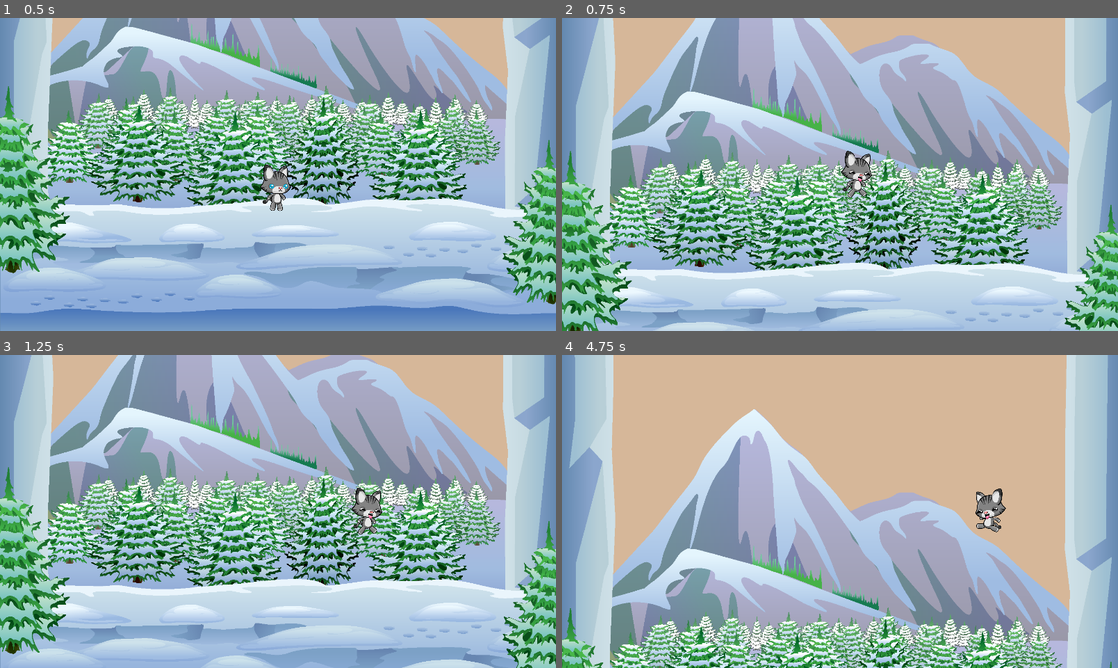
Above: before the commit, frames 1-4 (two rows, left to right).
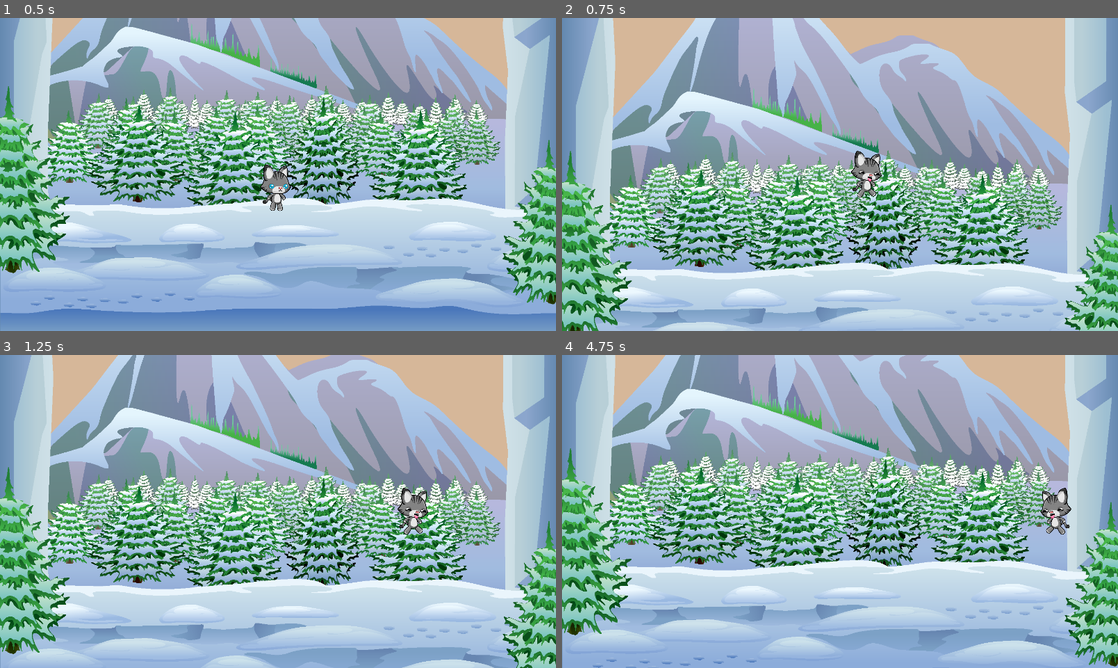
Above: after the commit, the same moments.

Repository: Pajammmy/jumpydoodle
Game: Godot game, scene res://level.tscn
The game is run twice, just before and just after one commit, with the same random seed, the same clock (stepped at 60 frames per second) and the same inputs.
Inputs:
- Up to frame 1 (0.5 s): no input
- Up to frame 2 (0.75 s): hold Right (face_right) from 0.53 s (still down); tap E (high_jump, bound only after the commit) at 0.6 s
- Up to frame 3 (1.25 s): keep holding Right (face_right); tap E (high_jump, bound only after the commit) at 0.77, 1.07 s; tap R (high_jump, bound only before the commit) at 0.8 s
- Up to frame 4 (4.75 s): tap R (high_jump, bound only before the commit) at 1.35, 3.8, 4.35 s; tap E (high_jump, bound only after the commit) at 1.52, 1.82, 3.02, 3.05, 3.32, 3.6, 3.77, 4.07, 4.52 s; tap Q (low_jump, bound only after the commit) at 1.55, 2.1, 4.55 s; release Right (face_right) at 2.03 s; hold Left (face_left) 2.03-2.78 s; tap W (low_jump, bound only before the commit) at 2.3, 2.85 s; hold Right (face_right) 2.78-4.28 s; hold Left (face_left) from 4.28 s (still down)

Frame 1 is identical in both runs. In frame 2, 0.7% of the frame differs, in the area x 50-58%, y 42-58%; in frame 3, 1.0%; in frame 4, 81%, in the area x 0-100%, y 0-100%.

Commit message:
changed jump vertices and added extrahigh_jump

Diff:
--- a/hero.gd
+++ b/hero.gd
@@ -1,9 +1,10 @@
 extends CharacterBody2D
 @onready var global = get_node("/root/Global")
 
-const low_jump = Vector2(300,-1500)
-const medium_jump = Vector2(400,-2000)
-const high_jump = Vector2(500,-2500)
+const low_jump = Vector2(200,-1250)
+const medium_jump = Vector2(450,-1300)
+const high_jump = Vector2(600,-2000)
+const extrahigh_jump = Vector2(1000,-2200)
 
 enum State {
 	Idle,
@@ -55,6 +56,9 @@
 		elif Input.is_action_just_pressed("high_jump"):
 			velocity = high_jump
 			set_state(State.Jump)
+		elif Input.is_action_just_pressed("extrahigh_jump"):
+			velocity = extrahigh_jump
+			set_state(State.Jump)
 		if facing_left and velocity.x > 0:
 			velocity.x = -velocity.x
 
--- a/project.godot
+++ b/project.godot
@@ -39,16 +39,21 @@
 }
 low_jump={
 "deadzone": 0.5,
-"events": [Object(InputEventKey,"resource_local_to_scene":false,"resource_name":"","device":-1,"window_id":0,"alt_pressed":false,"shift_pressed":false,"ctrl_pressed":false,"meta_pressed":false,"pressed":false,"keycode":0,"physical_keycode":87,"key_label":0,"unicode":119,"echo":false,"script":null)
+"events": [Object(InputEventKey,"resource_local_to_scene":false,"resource_name":"","device":-1,"window_id":0,"alt_pressed":false,"shift_pressed":false,"ctrl_pressed":false,"meta_pressed":false,"pressed":false,"keycode":0,"physical_keycode":81,"key_label":0,"unicode":113,"echo":false,"script":null)
 ]
 }
 medium_jump={
 "deadzone": 0.5,
-"events": [Object(InputEventKey,"resource_local_to_scene":false,"resource_name":"","device":-1,"window_id":0,"alt_pressed":false,"shift_pressed":false,"ctrl_pressed":false,"meta_pressed":false,"pressed":false,"keycode":0,"physical_keycode":69,"key_label":0,"unicode":101,"echo":false,"script":null)
+"events": [Object(InputEventKey,"resource_local_to_scene":false,"resource_name":"","device":-1,"window_id":0,"alt_pressed":false,"shift_pressed":false,"ctrl_pressed":false,"meta_pressed":false,"pressed":false,"keycode":0,"physical_keycode":87,"key_label":0,"unicode":119,"echo":false,"script":null)
 ]
 }
 high_jump={
 "deadzone": 0.5,
+"events": [Object(InputEventKey,"resource_local_to_scene":false,"resource_name":"","device":-1,"window_id":0,"alt_pressed":false,"shift_pressed":false,"ctrl_pressed":false,"meta_pressed":false,"pressed":false,"keycode":0,"physical_keycode":69,"key_label":0,"unicode":101,"echo":false,"script":null)
+]
+}
+extrahigh_jump={
+"deadzone": 0.5,
 "events": [Object(InputEventKey,"resource_local_to_scene":false,"resource_name":"","device":-1,"window_id":0,"alt_pressed":false,"shift_pressed":false,"ctrl_pressed":false,"meta_pressed":false,"pressed":false,"keycode":0,"physical_keycode":82,"key_label":0,"unicode":114,"echo":false,"script":null)
 ]
 }
